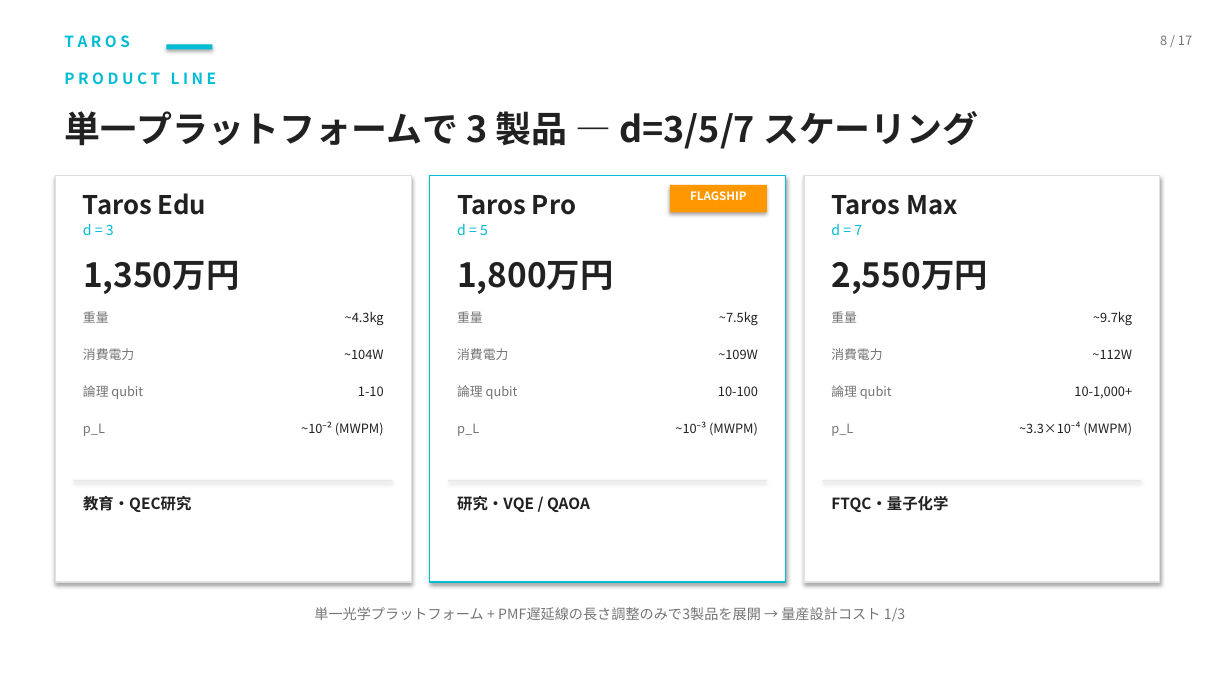
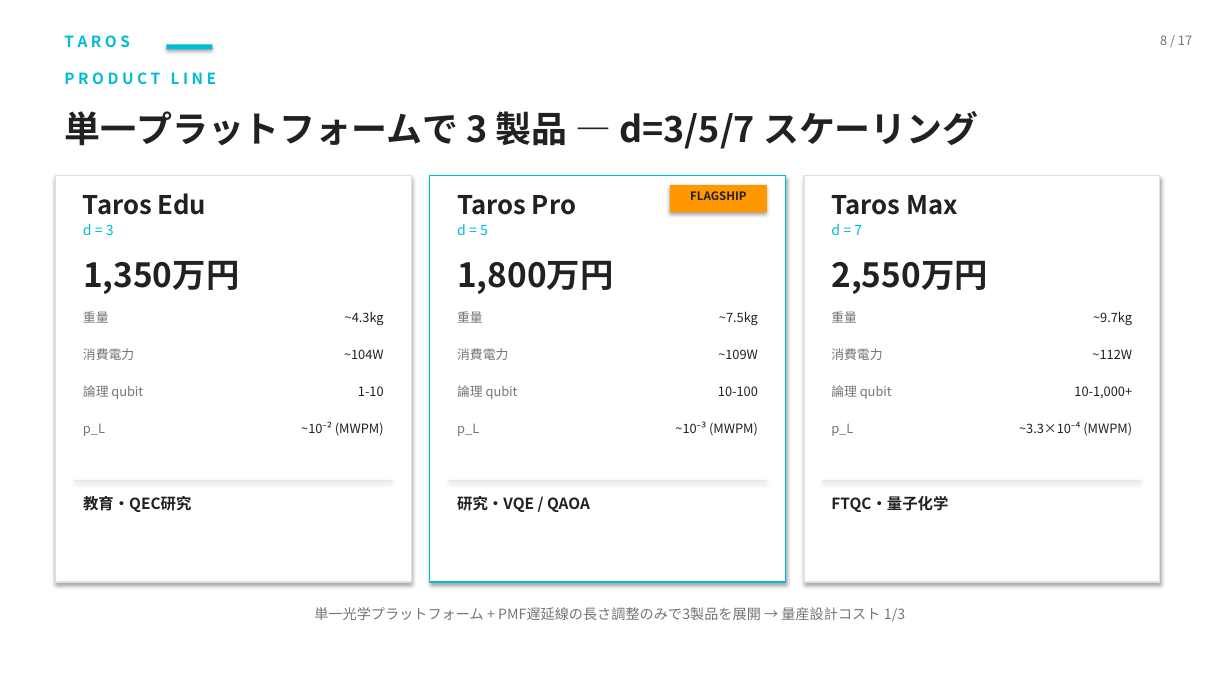
Before and after one commit to TomohiroTani28/Taros, a slide deck: slide 8 of assets/TAROS_Investor_Pitch_Revised.pptx. Drawn at 1232x693 pixels with LibreOffice and Linux fonts; fonts in the diff are those of the drawing. Boxes give left, top, right and bottom in pixels: in the first picture for what was removed or moved away, otherwise in the second. Text is boxed around its words. In the diff, an @@ line names an element or a change of style, - is before the commit and + after.

```diff
--- a/assets/TAROS_Investor_Pitch_Revised.pptx
+++ b/assets/TAROS_Investor_Pitch_Revised.pptx
@@ text "FLAGSHIP" at bbox=[690, 191, 746, 200]: text colour #FFFFFF to #212121 @@
```
Also in this commit, not shown: 8 other slides changed, 2 other files.
